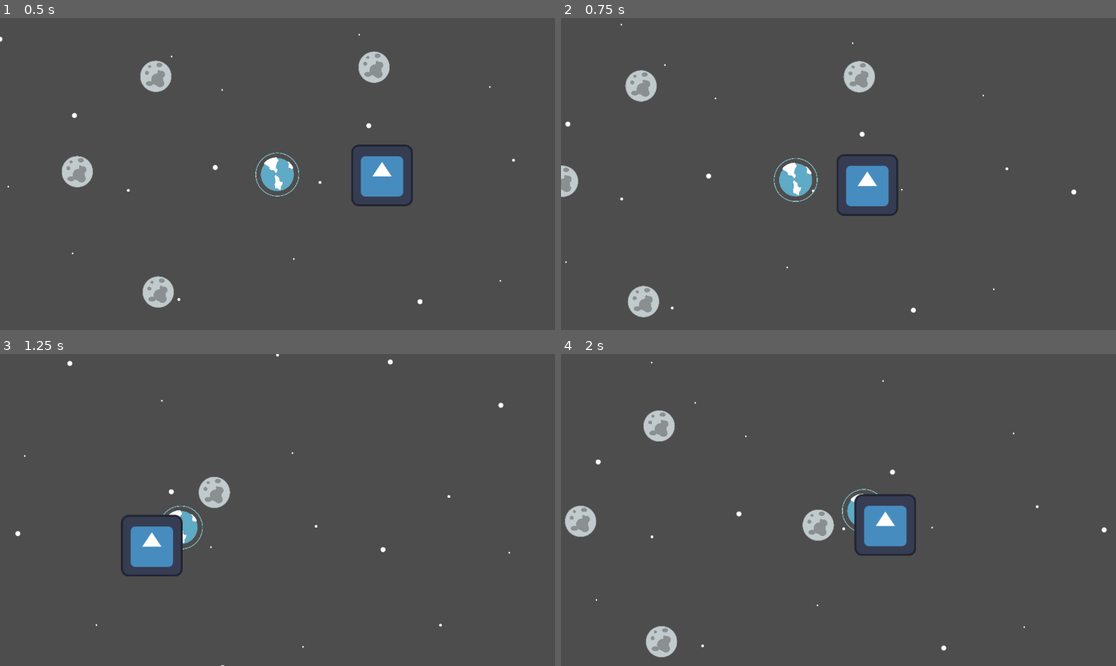
Above: before the commit, frames 1-4 (two rows, left to right).
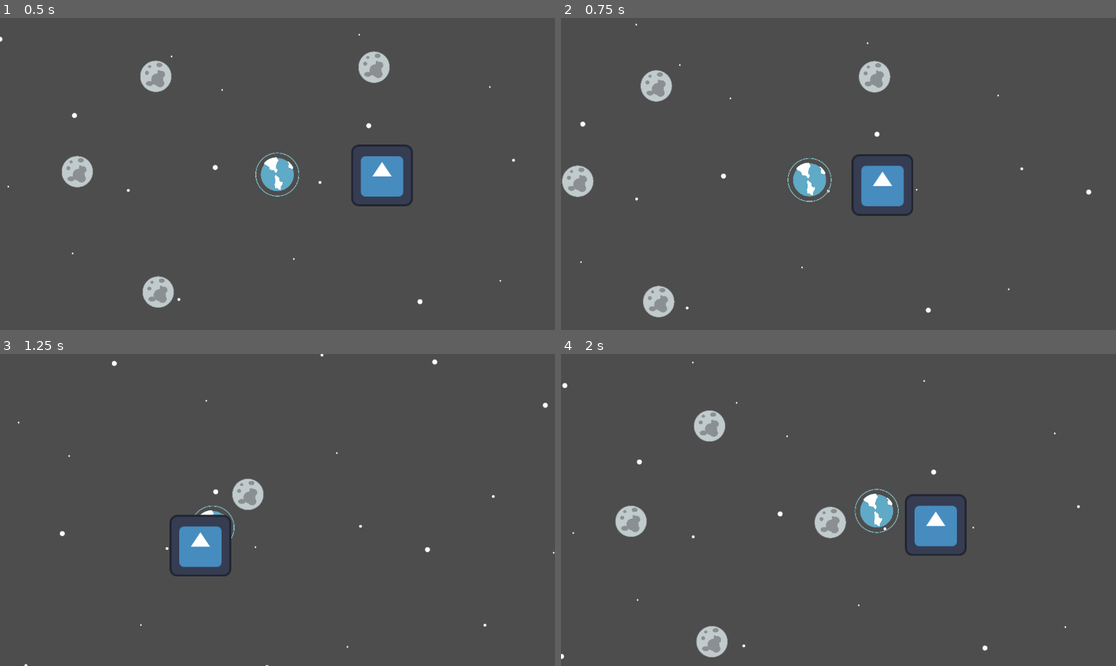
Above: after the commit, the same moments.

Repository: newohrim/planet-cycle-2d
Game: Godot game, scene res://scenes/levels/main.tscn
Two runs of this game, one before a commit and one after it. Both use one fixed random seed, a clock stepped at 60 frames per second and the inputs below. The engine's default icon, where the game draws it, is replaced by a stand-in: a white triangle on a blue panel in a dark square.
Inputs (mouse positions are in pixels of both pictures, inside the frame that each line leads up to):
- Up to frame 1 (0.5 s): no input
- Up to frame 2 (0.75 s): tap Enter at 0.5 s; move the mouse to (960, 158) at 0.52 s
- Up to frame 3 (1.25 s): no input
- Up to frame 4 (2 s): move the mouse to (727, 525) at 1.27 s

Frame 1 is identical in both runs. In frame 2, 4.5% of the frame differs, in the area x 0-96%, y 1-96%; in frame 3, 3.8%; in frame 4, 6.3%, in the area x 0-99%, y 2-98%.

Commit message:
fix unresponsive camera movement

Diff:
--- a/scripts/components/player_camera_movement_component.gd
+++ b/scripts/components/player_camera_movement_component.gd
@@ -3,8 +3,13 @@
 
 @export var move_speed : float = 1.0
 @export var max_distance_pix_h : float = 500
+@export var min_offset_pix : float = 50.0
+
+@onready
+var min_offset_pix_sq : float = min_offset_pix ** 2
 
 var max_distance_pix_v : float = max_distance_pix_h
+var target_offset : Vector2
 
 func _ready() -> void:
 	var viewport_size = get_viewport().size
@@ -14,7 +19,11 @@
 	max_distance_pix_v = max_distance_pix_h * aspect_ratio
 
 func _process(delta: float) -> void:
-	var target_offset = get_local_mouse_position()
+	var new_target_offset = get_local_mouse_position()
+	if new_target_offset.length_squared() >= min_offset_pix_sq:
+		var bounds = Vector2(max_distance_pix_h, max_distance_pix_v)
+		target_offset = new_target_offset.clamp(-bounds, bounds)
+	else:
+		target_offset = Vector2.ZERO
+
 	offset = offset.lerp(target_offset, move_speed * delta)
-	var bounds = Vector2(max_distance_pix_h, max_distance_pix_v)
-	offset = offset.clamp(-bounds, bounds)
